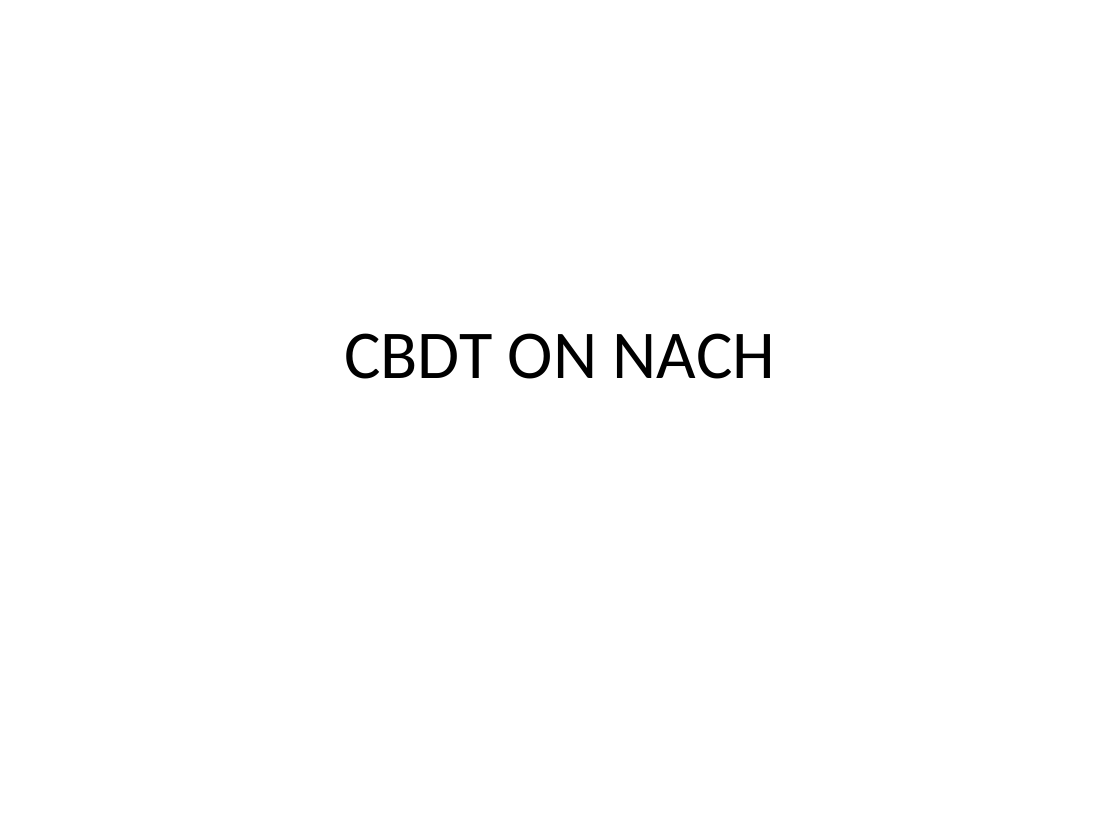
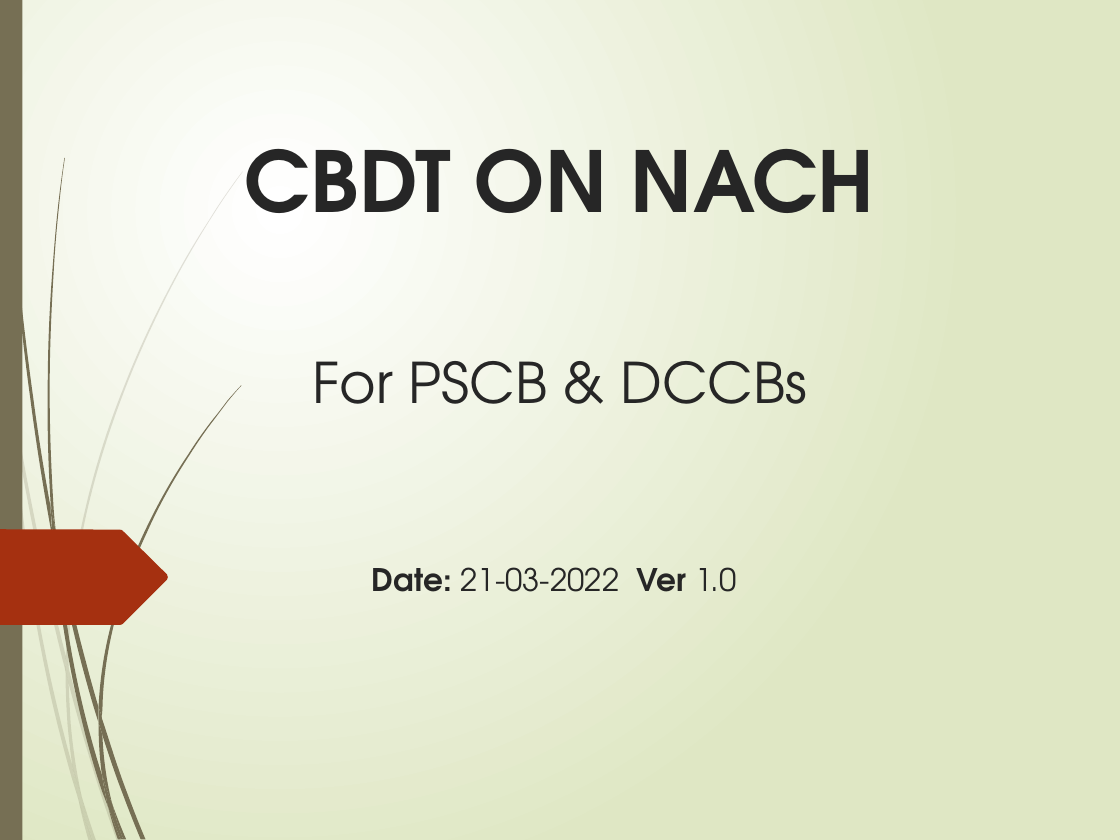
Before and after one commit to amitcharaya/CBDTWEB, a slide deck: slide 1 of CBDT ON NACH.pptx. Drawn at 1120x840 pixels with LibreOffice and Linux fonts; fonts in the diff are those of the drawing. Boxes give left, top, right and bottom in pixels: in the first picture for what was removed or moved away, otherwise in the second. Text is boxed around its words. In the diff, an @@ line names an element or a change of style, - is before the commit and + after.

```diff
--- a/CBDT ON NACH.pptx
+++ b/CBDT ON NACH.pptx
@@ background #FFFFFF to gradient #FFFFFF to #DFE8C4 @@
@@ rectangle added at [0, 0, 22, 840], fill #766F54 @@
@@ title "CBDT ON NACH": place and size @@
-title "CBDT ON NACH" at [344, 333, 775, 379]
+title "CBDT ON NACH" at [245, 149, 875, 213]
@@ title "CBDT ON NACH" at [245, 149, 875, 213]: size 44 to 54 pt, font Calibri to TeX Gyre Adventor, text colour #000000 to #262626, bold on; vertical alignment middle to bottom @@
@@ text added at [312, 361, 808, 404], 36 pt, text #262626 @@
+For PSCB & DCCBs
@@ freeform shape added at [0, 530, 168, 625], fill #A53010 @@
@@ text added at [372, 567, 736, 592], 20 pt, text #262626 @@
+Date: 21-03-2022 Ver 1.0
@@ group added at [0, 171, 243, 840]: 10 freeform shapes @@
@@ group added at [2, 0, 242, 840]: 12 freeform shapes @@
```
Also in this commit, not shown: 12 other slides changed, 10 slides added, 10 slides removed, 4 other files.
